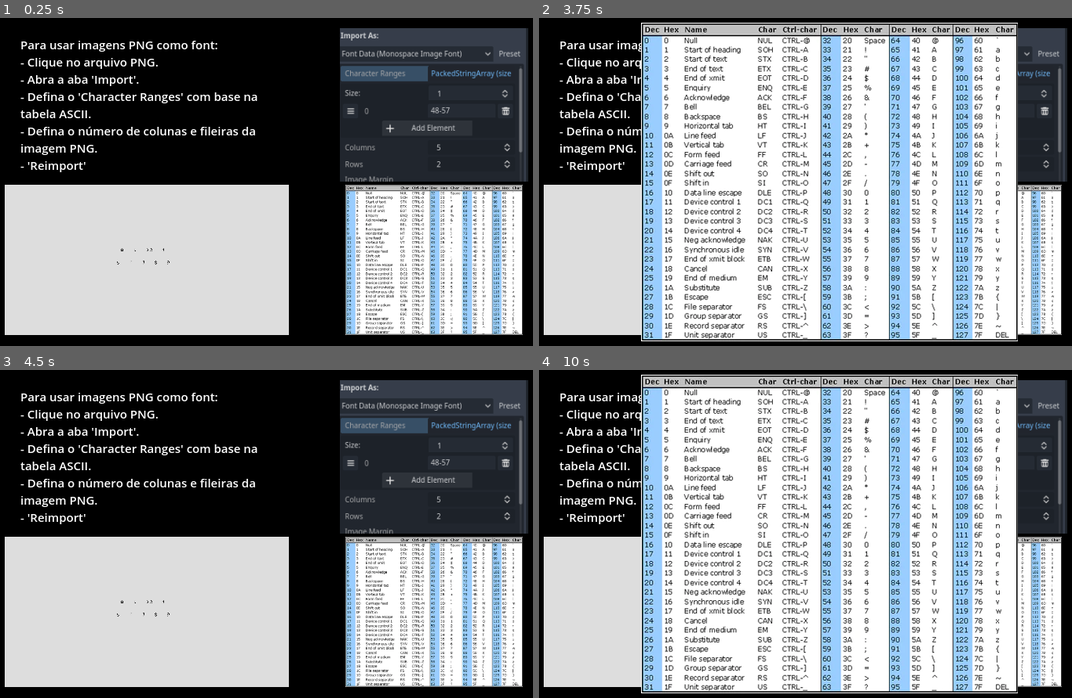
Above: before the commit, frames 1-4 (two rows, left to right).
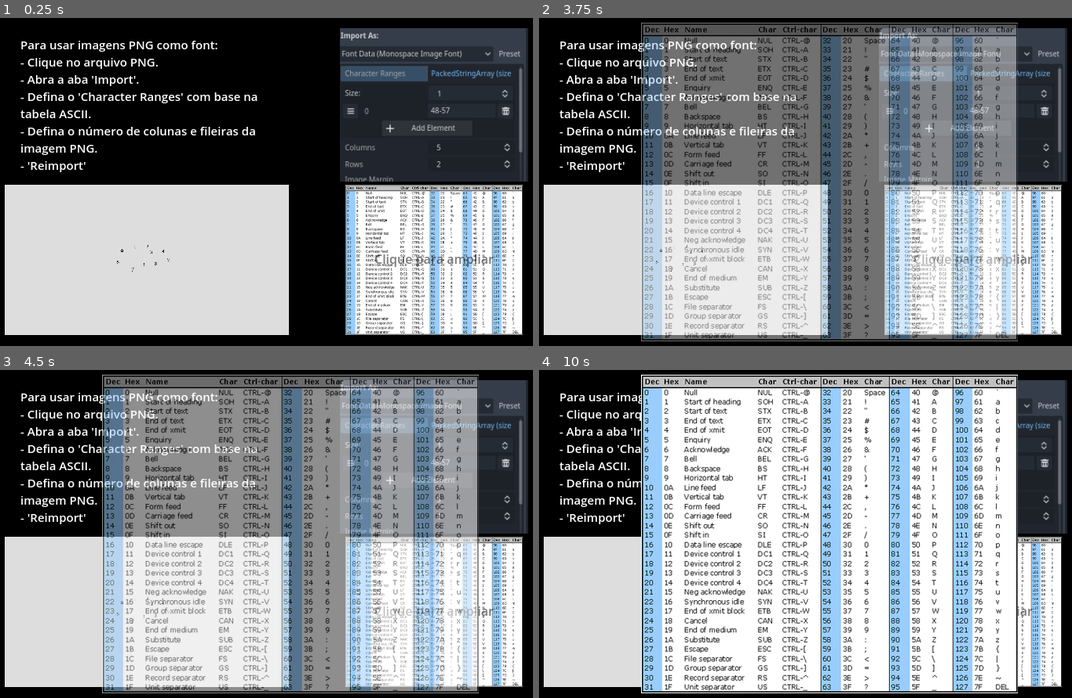
Above: after the commit, the same moments.

Repository: Eliederjw/Font_From_PNG
Game: Godot game, scene res://BitmapFontExample.tscn
The game is run twice, just before and just after one commit, with the same random seed, the same clock (stepped at 60 frames per second) and the same inputs.
Inputs (mouse positions are in pixels of both pictures, inside the frame that each line leads up to):
- Up to frame 1 (0.25 s): no input
- Up to frame 2 (3.75 s): tap Enter at 0.5, 2, 3.5 s; move the mouse to (960, 165) at 0.52 s; click (960, 165) at 0.67 s; tap Space at 1.25, 2.75 s; move the mouse to (709, 198) at 1.27 s; click (709, 198) at 1.42 s; move the mouse to (890, 106) at 2.02 s; click (890, 106) at 2.17 s; move the mouse to (800, 250) at 2.77 s; click (800, 250) at 2.92 s; move the mouse to (1008, 231) at 3.52 s; click (1008, 231) at 3.67 s
- Up to frame 3 (4.5 s): tap Space at 4.25 s; move the mouse to (111, 481) at 4.27 s; click (111, 481) at 4.42 s
- Up to frame 4 (10 s): move the mouse to (858, 534) at 5.02 s; click (858, 534) at 5.17 s; move the mouse to (741, 448) at 5.77 s; click (741, 448) at 5.92 s; move the mouse to (960, 517) at 6.52 s; click (960, 517) at 6.67 s; move the mouse to (709, 550) at 7.27 s; click (709, 550) at 7.42 s; move the mouse to (890, 458) at 8.02 s; click (890, 458) at 8.17 s; move the mouse to (800, 602) at 8.77 s; click (800, 602) at 8.92 s; move the mouse to (1008, 583) at 9.52 s; click (1008, 583) at 9.67 s

The runs differ from the first frame. In frame 1, 0.3% of the frame differs, in the area x 21-93%, y 69-78%; in frame 2, 51%, in the area x 19-93%, y 1-99%; in frame 3, 51%; in frame 4, less than 0.1%.

Commit message:
ASCII table fade in / fade out

Diff:
--- /dev/null
+++ b/ASCIITable_FadeIn.gd
@@ -0,0 +1,16 @@
+extends TextureRect
+
+@export var ascii_table:TextureRect
+
+func _on_ascii_table_gui_input(event):
+	if not event is InputEventMouseButton: return
+	event = event as InputEventMouseButton
+
+	if event.button_index == MOUSE_BUTTON_LEFT and event.pressed:
+		_fade_in()
+
+func _fade_in() -> void:
+	ascii_table.visible = true
+	ascii_table.self_modulate.a = 0
+	var tween = get_tree().create_tween()
+	tween.tween_property(ascii_table, "self_modulate:a", 1, 0.15 )
--- /dev/null
+++ b/ASCIITabler_FadeOut.gd
@@ -0,0 +1,14 @@
+extends TextureRect
+
+func _on_ascii_tabler_full_gui_input(event):
+	if not event is InputEventMouseButton: return
+
+	event = event as InputEventMouseButton
+
+	if event.button_index == MOUSE_BUTTON_LEFT and event.pressed:
+		var tween = get_tree().create_tween()
+		tween.tween_property(self, "self_modulate:a", 0, 0.15 )
+
+		await tween.finished
+
+		visible = false
--- a/BitmapFontExample.gd
+++ b/BitmapFontExample.gd
@@ -37,13 +37,13 @@
 @export var ascii_table:TextureRect
 
 func _ready() -> void:
+	# Esse método vai alterar o tamanho de todos os glyphs relacionados ao font_file
+	_set_all_glyphs_size()
 	# Esse método vai alterar o tamanho de um glyph específico
 	_set_specific_glyph_size()
-	# Esse método vai alterar o tamanho de todos os glyphs relacionados ao font_file
-	_set_all_glyphs_size()
 	# Esse médoto vai gerar um valor aleatório para a posição vertical (ou "altura") de cada glyph
-#	_set_random_vertical_offset()
-
+	_set_random_vertical_offset()
+	# Esse método vai definir o espaçamento entre duas letras específicas
 	_set_A_and_B_glyphs_kerning()
 
 	# Linhas para contornar um bug da Godot de não atualizar o kerning da label.
@@ -60,7 +60,7 @@
 	# mysterious_size se refere ao parâmetro 'size' exigido nos métodos set_glyph_*. Vai ser sempre Vector2i(1, 0). Não me pergunte porquê.
 	var mysterious_size:Vector2i = Vector2i(1,0)
 	# specific_glyph_size se refere ao tamanho do glyph (ou letra)
-	var specific_glyph_size:Vector2 = Vector2(font_size, font_size)
+	var specific_glyph_size:Vector2 = Vector2(specific_font_size, specific_font_size)
 
 	# Looping percorrendo cada glyph da imagem e alterando o tamanho com set_glyph_size
 	font_file.set_glyph_size(cache_index, mysterious_size, specific_glyph, specific_glyph_size)
@@ -122,23 +122,5 @@
 	var mysterious_size:int = 1
 	var glyph_pair:Vector2i = Vector2i(glyph_A, glyph_B)
 	font_file.set_kerning(cache_index, mysterious_size, glyph_pair, Vector2(kerning, 0))
-	print(font_file.get_kerning(cache_index, mysterious_size, glyph_pair))
-
-
-# METODS PARA EXIBIR E OCULTAR A TABELA ASCII
-func _on_ascii_table_gui_input(event:InputEvent):
-
-	if not event is InputEventMouseButton: return
-
-	event = event as InputEventMouseButton
-
-	if event.button_index == MOUSE_BUTTON_LEFT and event.pressed:
-		ascii_table.visible = true
-
-func _on_ascii_tabler_full_gui_input(event):
-	if not event is InputEventMouseButton: return
-
-	event = event as InputEventMouseButton
-
-	if event.button_index == MOUSE_BUTTON_LEFT and event.pressed:
-		ascii_table.visible = false
+	print("Spcace between glyph A and glyph B is: " + \
+			str(font_file.get_kerning(cache_index, mysterious_size, glyph_pair).x))
--- a/BitmapFontExample.tscn
+++ b/BitmapFontExample.tscn
@@ -1,9 +1,11 @@
-[gd_scene load_steps=8 format=3 uid="uid://dgl3hw2htvfwc"]
+[gd_scene load_steps=12 format=3 uid="uid://dgl3hw2htvfwc"]
 
 [ext_resource type="FontFile" uid="uid://c3oqcqj1c852" path="res://Bitmap Font Numbers.png" id="1_526i1"]
 [ext_resource type="Script" path="res://BitmapFontExample.gd" id="1_hbki0"]
 [ext_resource type="Texture2D" uid="uid://djd15516ocfg7" path="res://Imgs/Exemplo de Import.PNG" id="3_erhnv"]
 [ext_resource type="Texture2D" uid="uid://c8na88h3ge2wl" path="res://Imgs/Standard-ASCII-Table.webp" id="4_qlxmw"]
+[ext_resource type="Script" path="res://ASCIITable_FadeIn.gd" id="5_dxv1a"]
+[ext_resource type="Script" path="res://ASCIITabler_FadeOut.gd" id="6_esqq6"]
 
 [sub_resource type="SystemFont" id="SystemFont_4qnrn"]
 
@@ -17,6 +19,12 @@
 font = ExtResource("1_526i1")
 outline_size = 5
 
+[sub_resource type="SystemFont" id="SystemFont_yg34k"]
+
+[sub_resource type="LabelSettings" id="LabelSettings_ddquj"]
+font = SubResource("SystemFont_yg34k")
+font_color = Color(0, 0, 0, 1)
+
 [node name="Control" type="Control" node_paths=PackedStringArray("font_label", "ascii_table")]
 layout_mode = 3
 anchors_preset = 15
@@ -28,6 +36,7 @@
 font_file = ExtResource("1_526i1")
 font_label = NodePath("Generalmargin/VBoxContainer/HBoxContainer/ColorRect/BitmapFont")
 font_size = 30
+specific_font_size = 50
 ascii_table = NodePath("ASCIITablerFull")
 
 [node name="ColorRect" type="ColorRect" parent="."]
@@ -111,12 +120,31 @@
 horizontal_alignment = 1
 vertical_alignment = 1
 
-[node name="ASCIITable" type="TextureRect" parent="Generalmargin/VBoxContainer/HBoxContainer"]
+[node name="ASCIITable" type="TextureRect" parent="Generalmargin/VBoxContainer/HBoxContainer" node_paths=PackedStringArray("ascii_table")]
 layout_mode = 2
 size_flags_horizontal = 3
 texture = ExtResource("4_qlxmw")
 expand_mode = 1
 stretch_mode = 5
+script = ExtResource("5_dxv1a")
+ascii_table = NodePath("../../../../ASCIITablerFull")
+
+[node name="Label" type="Label" parent="Generalmargin/VBoxContainer/HBoxContainer/ASCIITable"]
+self_modulate = Color(1, 1, 1, 0.521569)
+layout_mode = 1
+anchors_preset = 8
+anchor_left = 0.5
+anchor_top = 0.5
+anchor_right = 0.5
+anchor_bottom = 0.5
+offset_left = -76.0
+offset_top = -13.0
+offset_right = 76.0
+offset_bottom = 13.0
+grow_horizontal = 2
+grow_vertical = 2
+text = "Clique para ampliar"
+label_settings = SubResource("LabelSettings_ddquj")
 
 [node name="ASCIITablerFull" type="TextureRect" parent="."]
 visible = false
@@ -133,6 +161,7 @@
 grow_horizontal = 2
 grow_vertical = 2
 texture = ExtResource("4_qlxmw")
+script = ExtResource("6_esqq6")
 
-[connection signal="gui_input" from="Generalmargin/VBoxContainer/HBoxContainer/ASCIITable" to="." method="_on_ascii_table_gui_input"]
-[connection signal="gui_input" from="ASCIITablerFull" to="." method="_on_ascii_tabler_full_gui_input"]
+[connection signal="gui_input" from="Generalmargin/VBoxContainer/HBoxContainer/ASCIITable" to="Generalmargin/VBoxContainer/HBoxContainer/ASCIITable" method="_on_ascii_table_gui_input"]
+[connection signal="gui_input" from="ASCIITablerFull" to="ASCIITablerFull" method="_on_ascii_tabler_full_gui_input"]
